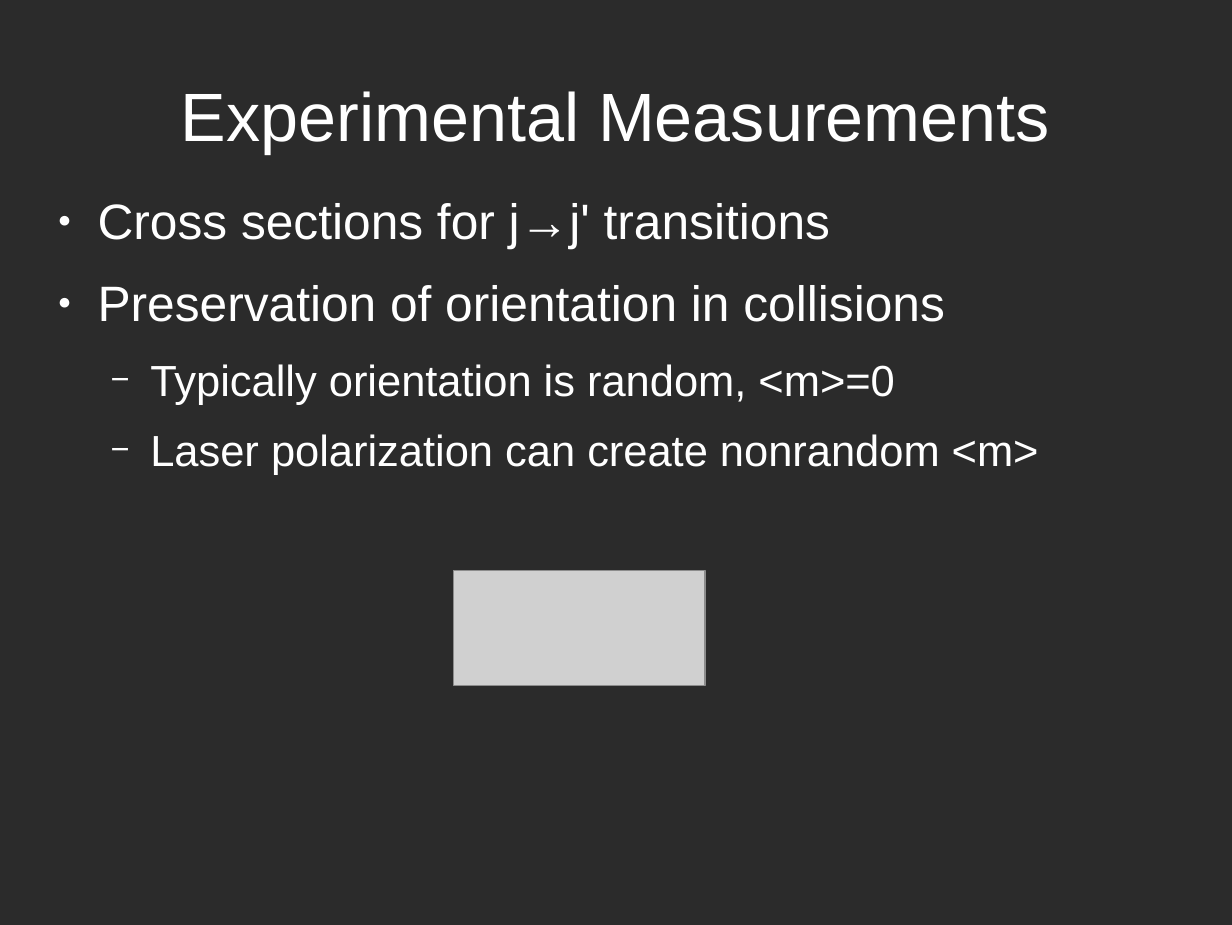
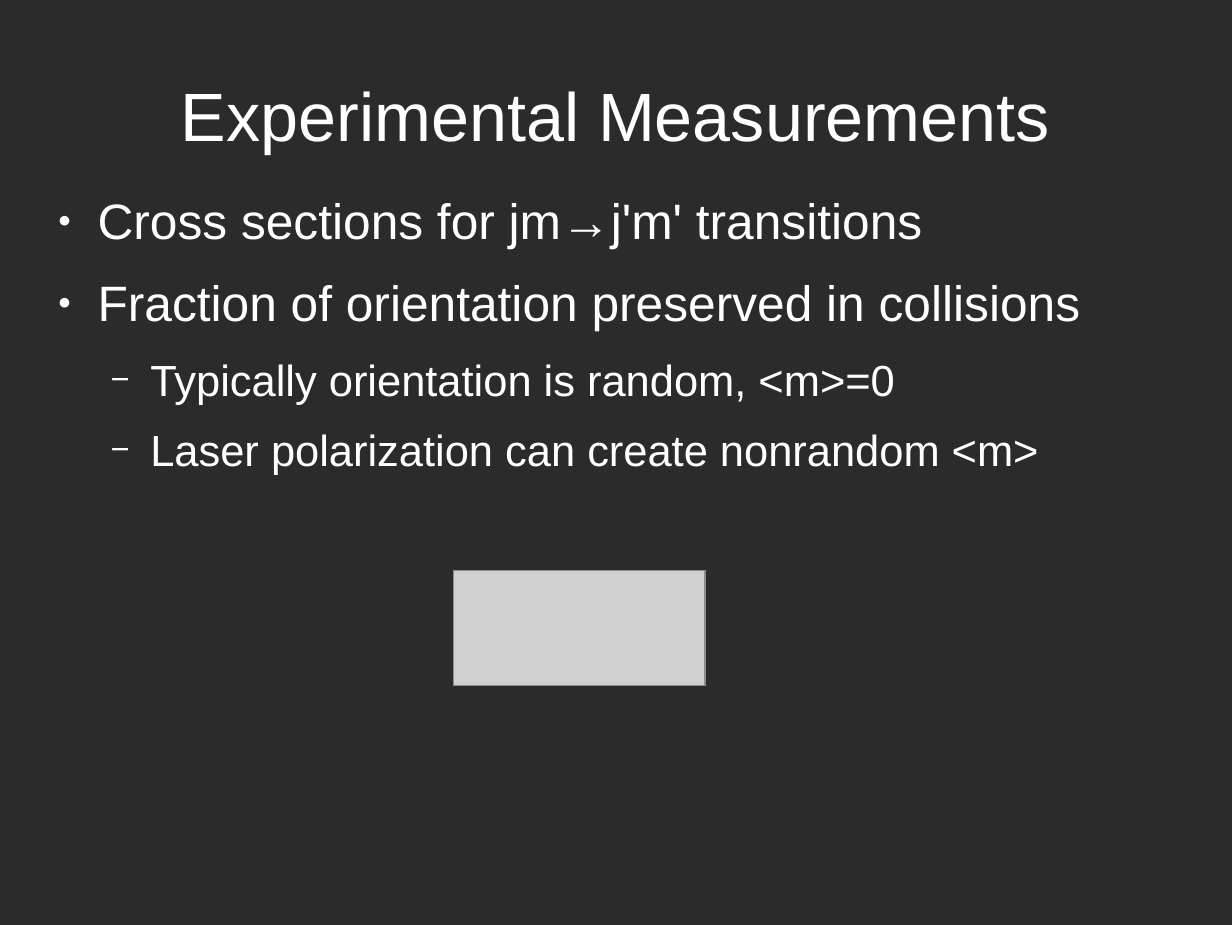
Before and after one commit to atowneND/HeNaK_Collisions, a slide deck: slide 4 of Presentation.odp. Drawn at 1232x925 pixels with LibreOffice and Linux fonts; fonts in the diff are those of the drawing; grey boxes stand for pictures; background and template pictures are left out; a plain dark background stands for a picture behind light text. Boxes give left, top, right and bottom in pixels: in the first picture for what was removed or moved away, otherwise in the second. Text is boxed around its words. In the diff, an @@ line names an element or a change of style, - is before the commit and + after.

```diff
--- a/Presentation.odp
+++ b/Presentation.odp
@@ text at <box>98,203,1081,331</box>: text changed @@
-● Cross sections for j→j' transitions
-● Preservation of orientation in collisions
+● Cross sections for jm→j'm' transitions
+● Fraction of orientation preserved in collisions
```
Also in this commit, not shown: 5 other slides changed, 1 slide added, 1 slide removed, 5 other files.
